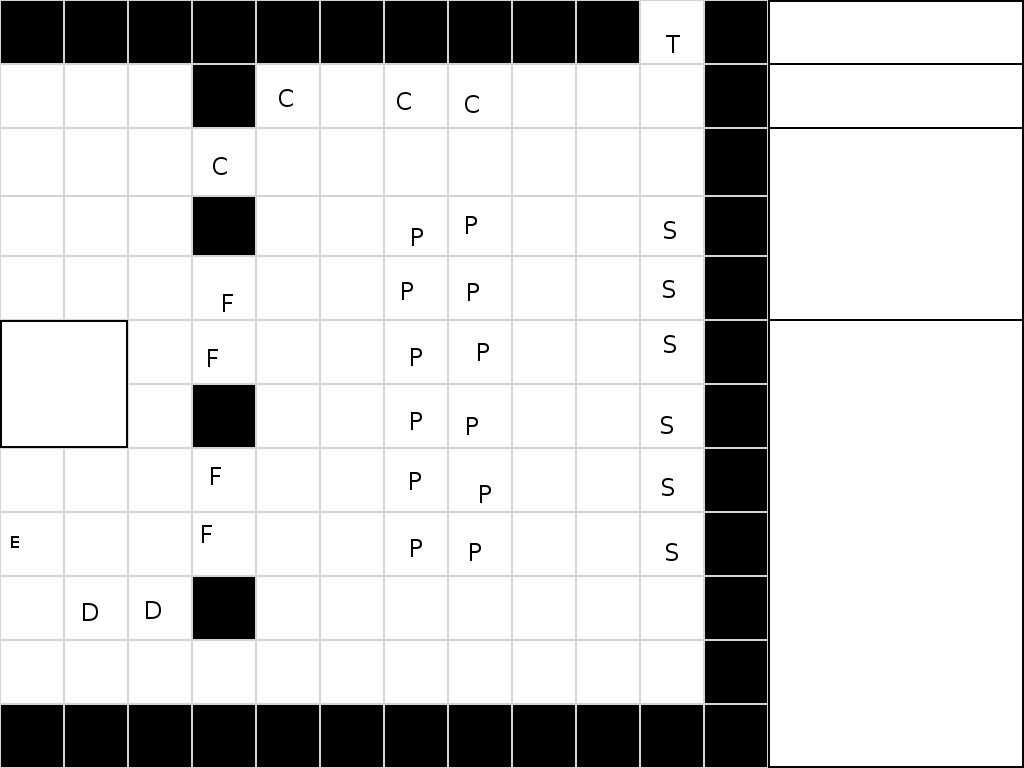
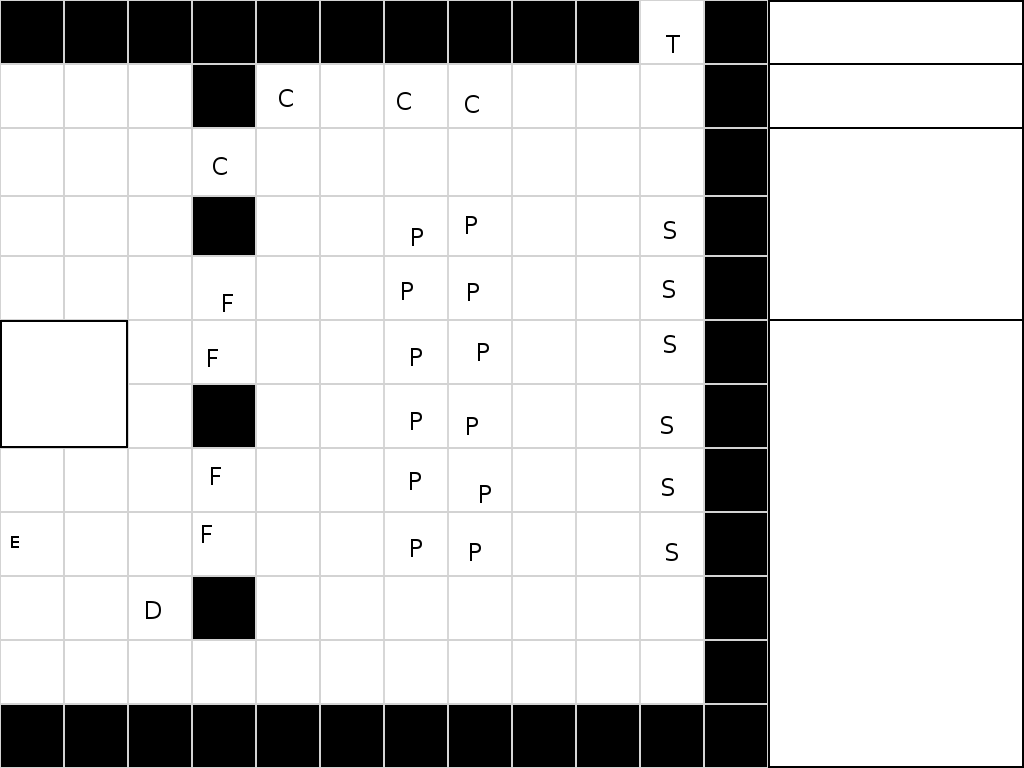
Two versions of the same layered image (1024x768). Layer-by-layer changes:
removed layer "D" over [83, 603, 98, 621]
